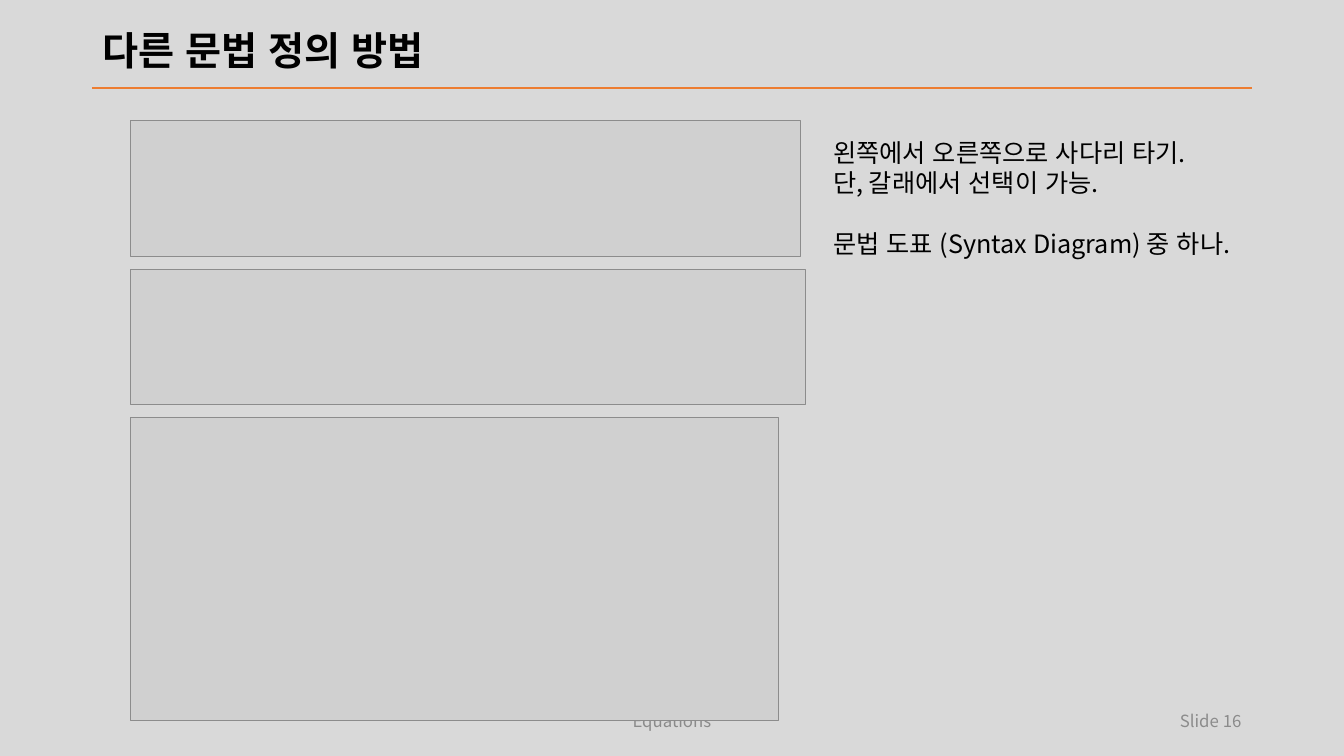
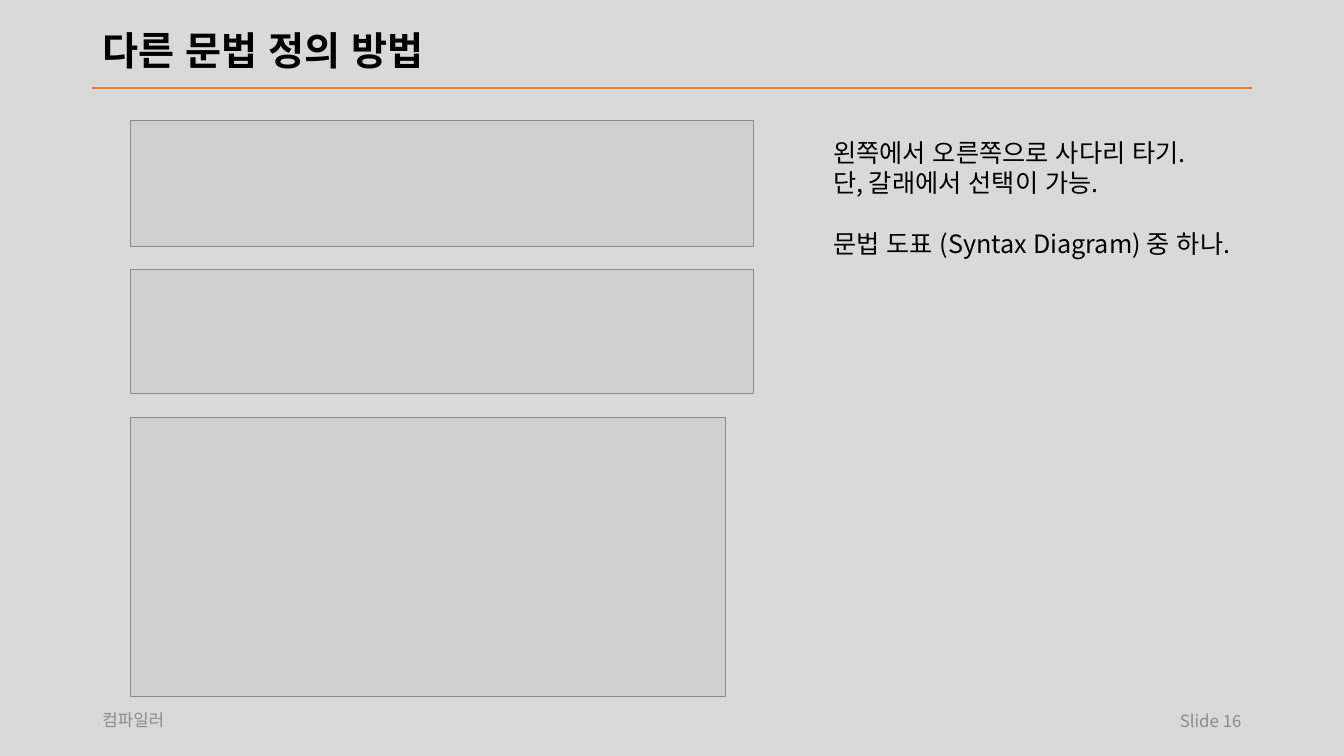
Before and after one commit to laxtools/article, a slide deck: slide 16 of programming/compiler/lecture/note.pptx. Drawn at 1344x756 pixels with LibreOffice and Linux fonts; fonts in the diff are those of the drawing; grey boxes stand for pictures. Boxes give left, top, right and bottom in pixels: in the first picture for what was removed or moved away, otherwise in the second. Text is boxed around its words. In the diff, an @@ line names an element or a change of style, - is before the commit and + after.

```diff
--- a/programming/compiler/lecture/note.pptx
+++ b/programming/compiler/lecture/note.pptx
@@ picture: place and size @@
-picture at [130, 121, 801, 256]
+picture at [130, 121, 753, 247]
@@ picture: place and size @@
-picture at [130, 270, 806, 404]
+picture at [130, 270, 753, 394]
@@ picture: place and size @@
-picture at [130, 417, 778, 721]
+picture at [130, 417, 726, 697]
@@ text added at [102, 712, 164, 727], 12 pt, text #8C8C8C @@
+컴파일러
@@ text removed at [633, 720, 712, 731] @@
-Equations
```
Also in this commit, not shown: 70 other slides changed, 4 slides added, 3 slides removed, 5 other files.
